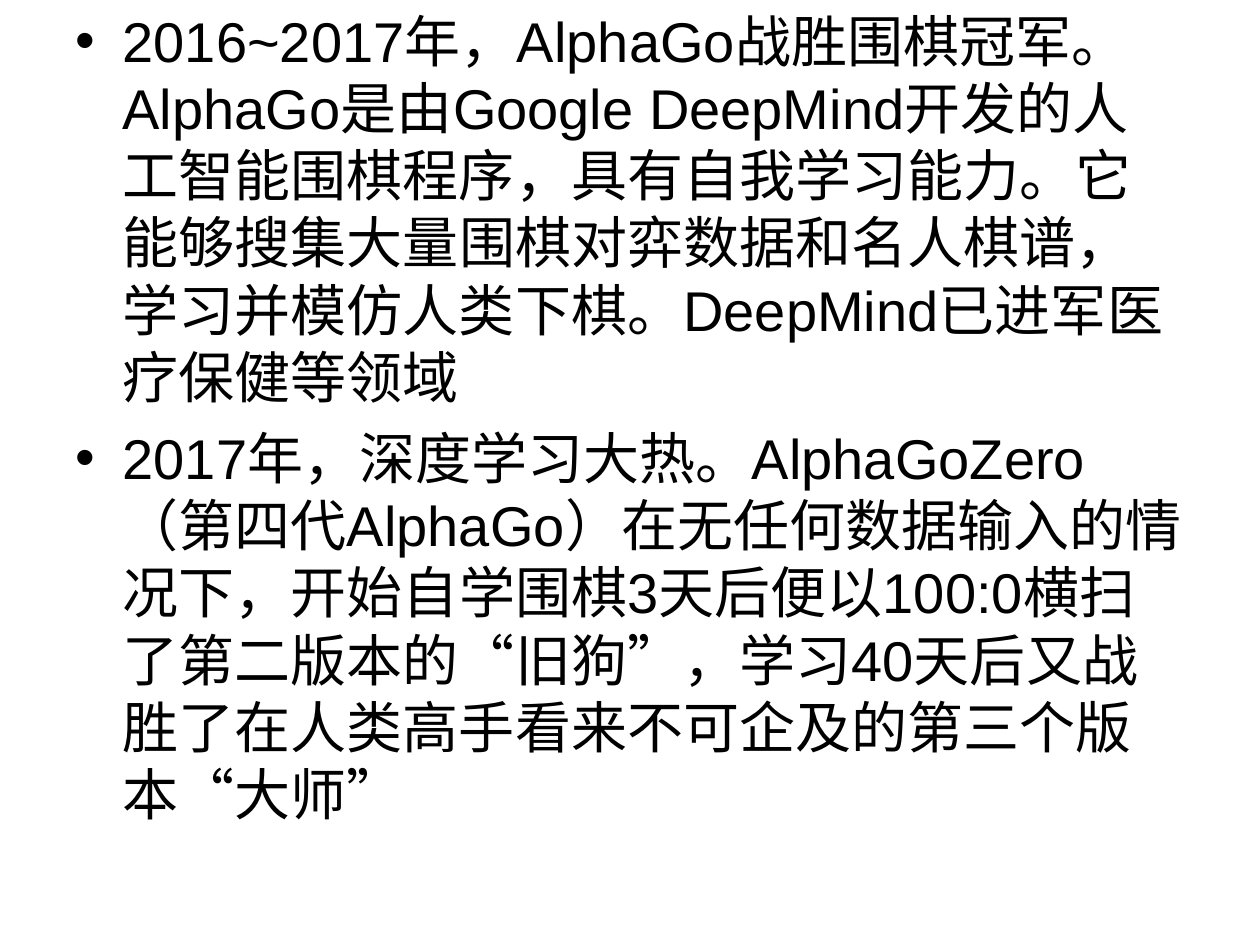
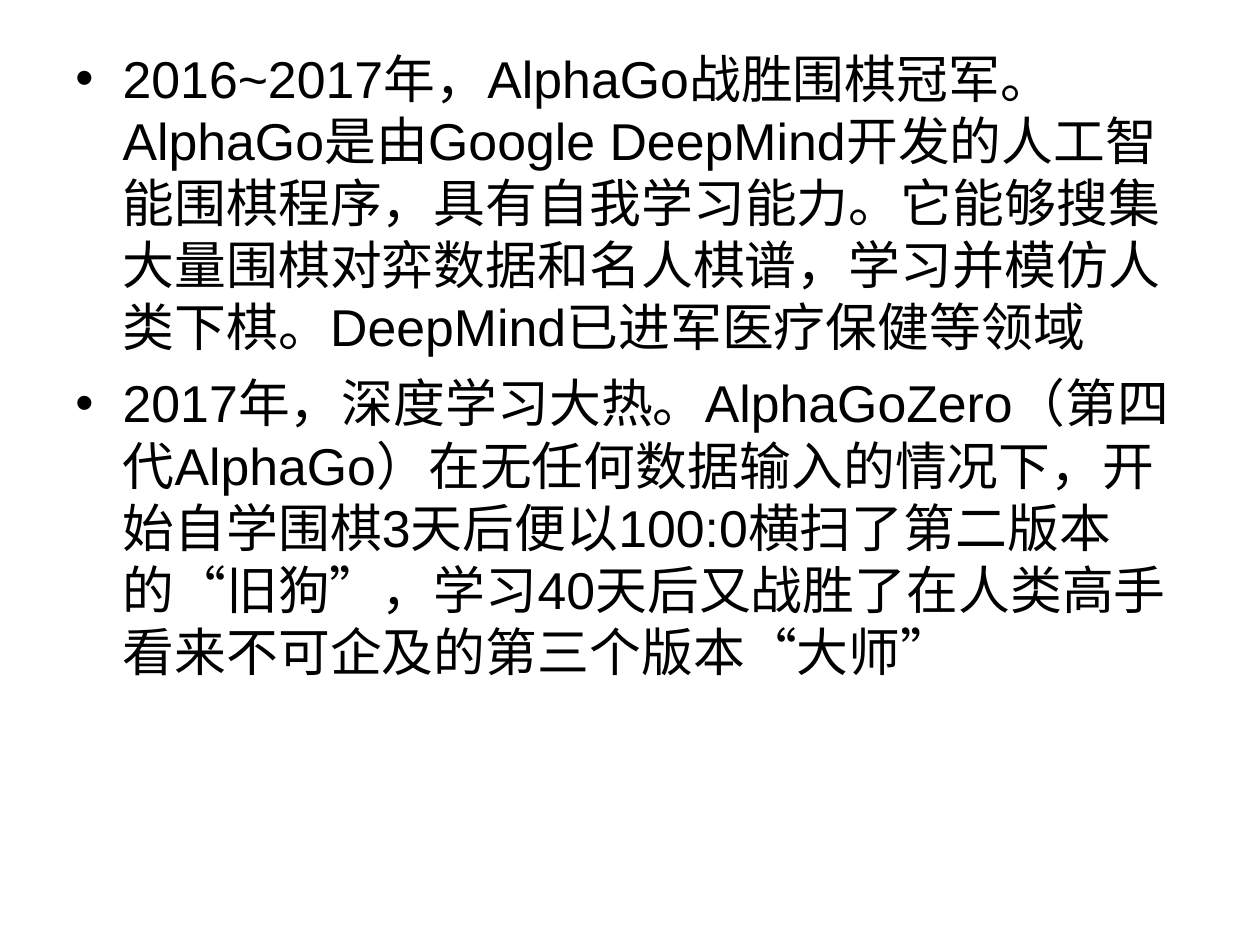
Before and after one commit to zhijie-ai/RL, a slide deck: slide 13 of rl-rec-practice/topk/code/AI的过去现在及未来.ppt (slide 11 before the commit). Drawn at 1260x945 pixels with LibreOffice and Linux fonts; fonts in the diff are those of the drawing. Boxes give left, top, right and bottom in pixels: in the first picture for what was removed or moved away, otherwise in the second. Text is boxed around its words. In the diff, an @@ line names an element or a change of style, - is before the commit and + after.

```diff
--- a/rl-rec-practice/topk/code/AI的过去现在及未来.ppt
+++ b/rl-rec-practice/topk/code/AI的过去现在及未来.ppt
@@ text "2016~2017年，AlphaGo战胜围棋冠军。AlphaGo是由Google DeepMind开发的人工智能围棋程序 ...": place and size @@
-text "2016~2017年，AlphaGo战胜围棋冠军。AlphaGo是由Google DeepMind开发的人工智能围棋程序 ..." at (123,17,1182,820)
+text "2016~2017年，AlphaGo战胜围棋冠军。AlphaGo是由Google DeepMind开发的人工智能围棋程序 ..." at (123,56,1169,676)
@@ text "2016~2017年，AlphaGo战胜围棋冠军。AlphaGo是由Google DeepMind开发的人工智能围棋程序 ..." at (123,56,1169,676): size 32 to 29.6 pt @@
```
Also in this commit, not shown: 7 other slides changed, 19 slides added, 1 slide removed, 8 other files.
